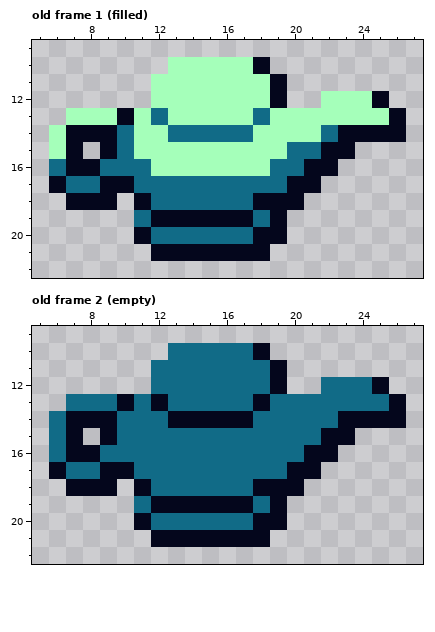
One commit to this pixel-art file: sprites/sprite_lamp.ase. The first picture shows the starting point.
32x32 pixels, 2 frames. Shown: old frame 1 (filled): x 5..27, y 9..22; old frame 2 (empty): x 5..27, y 9..22. The commit also changed other frames, which this record leaves out.
And afterwards:
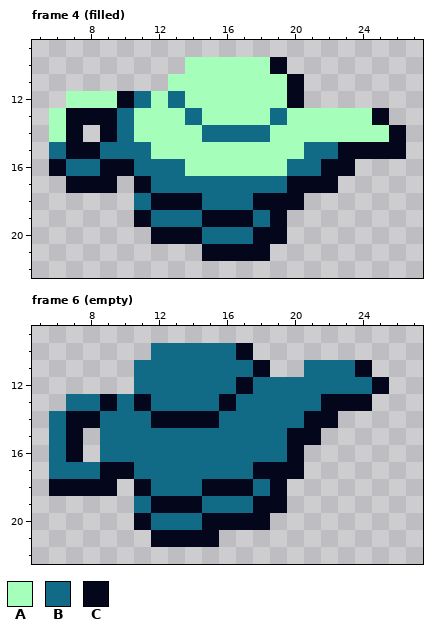
Palette (. is transparent): A #a5ffba  B #116b87  C #04061c
A new or re-ordered frame is compared with the old frame closest to it.
From old to new:
frames 2 -> 8
--- frame 4 (filled) is new; against old frame 1 (filled)
@@ x 5..27 @@
  9 .......................
-10 ........AAAAAC.........
-11 .......AAAAAAAC........
-12 .......AAAAAAAC..AAAC..
-13 ..AAACABAAAAABAAAAAAAC.
-14 .ACCCBAABBBBBAAAABCCCC.
-15 .AC.CBAAAAAAAAABBCC....
-16 .BCCBBBAAAAAAABBCC.....
-17 .CBBCCBBBBBBBBBCC......
-18 ..CCC.CBBBBBBCCC.......
-19 ......BCCCCCCBC........
-20 ......CBBBBBBCC........
-21 .......CCCCCCC.........
+10 .........AAAAAC........
+11 ........AAAAAAAC.......
+12 ..AAACBABAAAAAAC.......
+13 .ACCCBAAABAAAABAAAAAC..
+14 .AC.CBAAAABBBBAAAAAAAC.
+15 .BCCBBBAAAAAAAAABBCCCC.
+16 .CBBCCBBBAAAAAABBCC....
+17 ..CCC.CBBBBBBBBCCC.....
+18 ......BCCCBBBCCC.......
+19 ......CBBBCCCBC........
+20 .......CCCBBBCC........
+21 ..........CCCC.........
 22 .......................
--- frame 6 (empty) is new; against old frame 2 (empty)
@@ x 5..27 @@
  9 .......................
-10 ........BBBBBC.........
-11 .......BBBBBBBC........
-12 .......BBBBBBBC..BBBC..
-13 ..BBBCBCBBBBBCBBBBBBBC.
-14 .BCCCBBBCCCCCBBBBBCCCC.
-15 .BC.CBBBBBBBBBBBBCC....
-16 .BCCBBBBBBBBBBBBCC.....
-17 .CBBCCBBBBBBBBBCC......
-18 ..CCC.CBBBBBBCCC.......
-19 ......BCCCCCCBC........
-20 ......CBBBBBBCC........
-21 .......CCCCCCC.........
+10 .......BBBBBC..........
+11 ......BBBBBBBC..BBBC...
+12 ......BBBBBBCBBBBBBBC..
+13 ..BBCBCBBBBCBBBBBCCC...
+14 .BCCBBBCCCCBBBBBCC.....
+15 .BC.BBBBBBBBBBBCC......
+16 .BC.BBBBBBBBBBBC.......
+17 .BBBCCBBBBBBBCCC.......
+18 .CCCC.CBBBCCCBC........
+19 ......BCCCBBBCC........
+20 ......CBBBCCCC.........
+21 .......CCCC............
 22 .......................
Changed places in both pictures, as pixel boxes (x1, y1, x2, y2):
changed: (49, 57, 406, 261)
changed: (49, 343, 406, 547)
